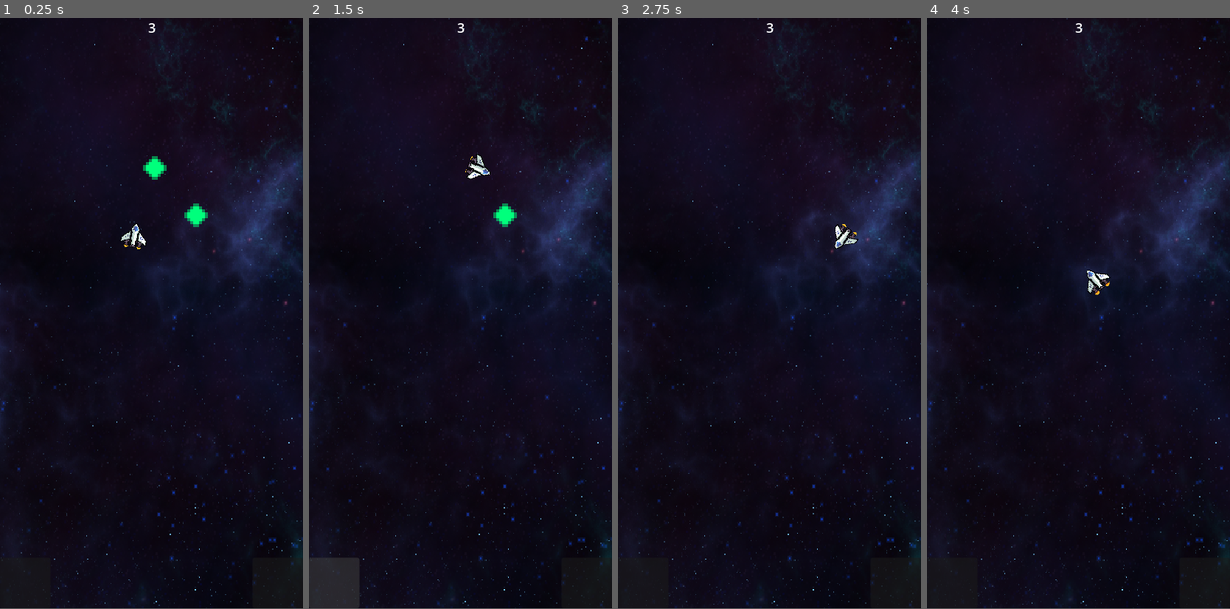
Above: before the commit, frames 1-4 (left to right).
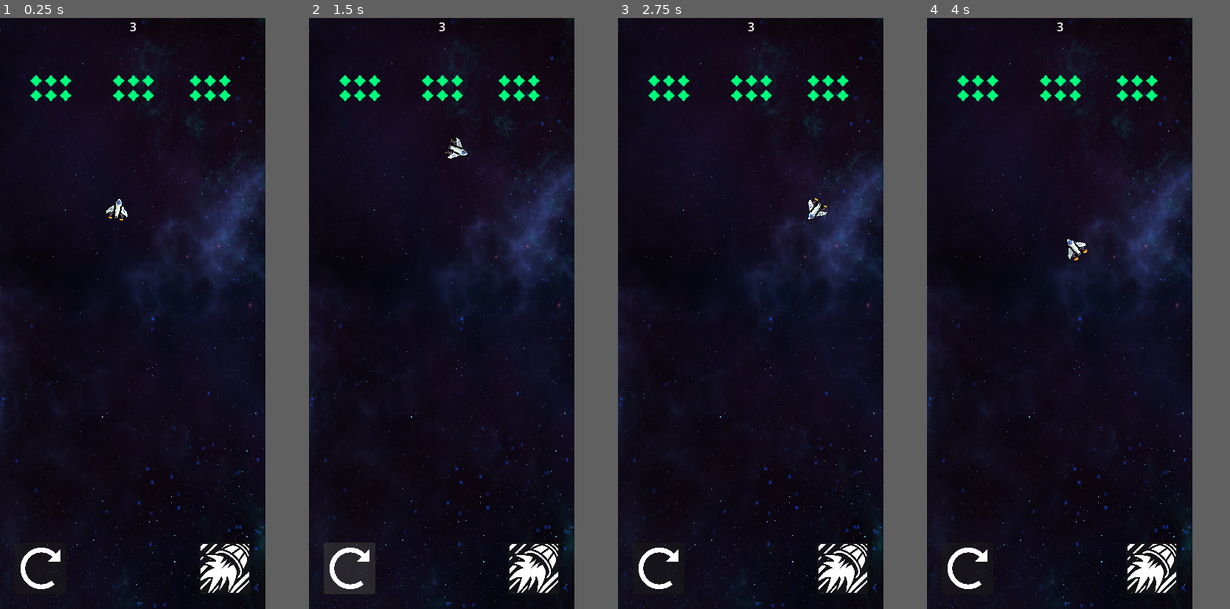
Above: after the commit, the same moments.

Repository: Alxlol/NeonSurge2
Game: Godot game, scene res://Levels/World.tscn
Same seed, same stepped clock (60 frames per second), same inputs: the game is played once before the commit and once after it.
Inputs (mouse positions are in pixels of both pictures, inside the frame that each line leads up to; where the layout moved, square brackets give the same spot in the first picture):
- Up to frame 1 (0.25 s): no input
- Up to frame 2 (1.5 s): click (566, 567) [587, 585] at 0.5 s; click (354, 567) [333, 585] at 1.25 s
- Up to frame 3 (2.75 s): move the mouse to (836, 283) at 2.02 s; hold Space (Thrust) from 2.03 s (still down); tap Ctrl (Rotate) at 2.1 s; click (836, 283) at 2.17 s
- Up to frame 4 (4 s): release Space (Thrust) at 2.75 s; drag from (1017, 343) to (1151, 242) at 2.77 s; move the mouse to (1108, 183) at 3.52 s; hold Space (Thrust) from 3.53 s (still down); tap Ctrl (Rotate) at 3.6 s
In our replay, the window is 411x799 before the commit and 360x800 after it. These sizes can differ from the game's own. Grey fills any space a smaller window leaves; there, only what the larger window draws over its background counts as a difference.

The runs differ from the first frame. In frame 1, 7.9% of the frame differs, in the area x 0-100%, y 0-100%; in frame 2, 8.8%; in frame 3, 7.3%; in frame 4, 7.5%.

Commit message:
pickup size

Diff:
--- a/Actors/Pickup/Pickup.tscn
+++ b/Actors/Pickup/Pickup.tscn
@@ -1,18 +1,19 @@
 [gd_scene load_steps=3 format=3 uid="uid://dktxfhgbacm26"]
 
-[ext_resource type="Texture2D" uid="uid://v6blxug4xcow" path="res://Art/Pickups/diamond_pickup.png" id="1_wwm06"]
+[ext_resource type="Texture2D" uid="uid://b26nny02eacl1" path="res://Art/Pickups/diamond_pickup_16x16.png" id="1_f7qmc"]
 
 [sub_resource type="RectangleShape2D" id="RectangleShape2D_pkknq"]
-size = Vector2(6.28571, 6.28571)
+size = Vector2(11.7333, 11.7333)
 
 [node name="Pickup" type="Node2D"]
 
 [node name="Tile0026" type="Sprite2D" parent="."]
 modulate = Color(0, 1, 0.486275, 1)
-scale = Vector2(3.5, 3.5)
-texture = ExtResource("1_wwm06")
+scale = Vector2(1.125, 1.125)
+texture = ExtResource("1_f7qmc")
 
 [node name="Area2D" type="Area2D" parent="Tile0026" groups=["pickup"]]
 
 [node name="CollisionShape2D" type="CollisionShape2D" parent="Tile0026/Area2D"]
+scale = Vector2(1, 1)
 shape = SubResource("RectangleShape2D_pkknq")
--- a/Levels/World.tscn
+++ b/Levels/World.tscn
@@ -22,7 +22,55 @@
 [node name="UserInterface" parent="." instance=ExtResource("3_xjwvt")]
 
 [node name="Pickup" parent="." instance=ExtResource("5_qpk7n")]
-position = Vector2(184, 178)
+position = Vector2(181, 85)
+
+[node name="Pickup3" parent="." instance=ExtResource("5_qpk7n")]
+position = Vector2(161, 85)
 
 [node name="Pickup2" parent="." instance=ExtResource("5_qpk7n")]
-position = Vector2(233, 234)
+position = Vector2(201, 85)
+
+[node name="Pickup4" parent="." instance=ExtResource("5_qpk7n")]
+position = Vector2(181, 105)
+
+[node name="Pickup5" parent="." instance=ExtResource("5_qpk7n")]
+position = Vector2(161, 105)
+
+[node name="Pickup6" parent="." instance=ExtResource("5_qpk7n")]
+position = Vector2(201, 105)
+
+[node name="Pickup7" parent="." instance=ExtResource("5_qpk7n")]
+position = Vector2(69, 85)
+
+[node name="Pickup8" parent="." instance=ExtResource("5_qpk7n")]
+position = Vector2(49, 85)
+
+[node name="Pickup9" parent="." instance=ExtResource("5_qpk7n")]
+position = Vector2(89, 85)
+
+[node name="Pickup10" parent="." instance=ExtResource("5_qpk7n")]
+position = Vector2(69, 105)
+
+[node name="Pickup11" parent="." instance=ExtResource("5_qpk7n")]
+position = Vector2(49, 105)
+
+[node name="Pickup12" parent="." instance=ExtResource("5_qpk7n")]
+position = Vector2(89, 105)
+
+[node name="Pickup13" parent="." instance=ExtResource("5_qpk7n")]
+position = Vector2(285, 85)
+
+[node name="Pickup14" parent="." instance=ExtResource("5_qpk7n")]
+position = Vector2(265, 85)
+
+[node name="Pickup15" parent="." instance=ExtResource("5_qpk7n")]
+position = Vector2(305, 85)
+
+[node name="Pickup16" parent="." instance=ExtResource("5_qpk7n")]
+position = Vector2(285, 105)
+
+[node name="Pickup17" parent="." instance=ExtResource("5_qpk7n")]
+position = Vector2(265, 105)
+
+[node name="Pickup18" parent="." instance=ExtResource("5_qpk7n")]
+position = Vector2(305, 105)
--- a/UI/UserInterface.tscn
+++ b/UI/UserInterface.tscn
@@ -1,6 +1,8 @@
-[gd_scene load_steps=2 format=3 uid="uid://kghdlox5n662"]
+[gd_scene load_steps=4 format=3 uid="uid://kghdlox5n662"]
 
 [ext_resource type="Script" path="res://UI/UserInterface.gd" id="1_yx2ex"]
+[ext_resource type="Texture2D" uid="uid://bk41oj14odeft" path="res://Art/UI/rocket-thruster.png" id="2_mcxn5"]
+[ext_resource type="Texture2D" uid="uid://67octujlktku" path="res://Art/UI/clockwise-rotation.png" id="2_vbc7n"]
 
 [node name="UserInterface" type="Control"]
 layout_mode = 3
@@ -18,11 +20,18 @@
 anchor_top = 1.0
 anchor_right = 1.0
 anchor_bottom = 1.0
-offset_left = -60.0
-offset_top = -60.0
+offset_left = -90.0
+offset_top = -90.0
+offset_right = -20.0
+offset_bottom = -20.0
 grow_horizontal = 0
 grow_vertical = 0
 focus_mode = 0
+
+[node name="Sprite2D" type="Sprite2D" parent="ThrustButton"]
+position = Vector2(35, 35)
+scale = Vector2(0.136719, 0.136719)
+texture = ExtResource("2_mcxn5")
 
 [node name="Health" type="Label" parent="."]
 layout_mode = 1
@@ -40,10 +49,17 @@
 anchors_preset = 2
 anchor_top = 1.0
 anchor_bottom = 1.0
-offset_top = -60.0
-offset_right = 60.0
+offset_left = 20.0
+offset_top = -90.0
+offset_right = 90.0
+offset_bottom = -20.0
 grow_vertical = 0
 focus_mode = 0
 
+[node name="Sprite2D" type="Sprite2D" parent="RotateButton"]
+position = Vector2(35, 35)
+scale = Vector2(0.136719, 0.136719)
+texture = ExtResource("2_vbc7n")
+
 [connection signal="pressed" from="ThrustButton" to="." method="_on_thrust_button_pressed"]
 [connection signal="pressed" from="RotateButton" to="." method="_on_rotate_button_pressed"]
--- a/project.godot
+++ b/project.godot
@@ -22,9 +22,7 @@
 [display]
 
 window/size/viewport_width=360
-window/size/viewport_height=700
-window/size/window_width_override=640
-window/size/window_height_override=960
+window/size/viewport_height=800
 window/stretch/mode="canvas_items"
 window/handheld/orientation=1
 
Binary file changed: Art/Pickups/diamond_pickup_16x16.png
Binary file added: Art/UI/clockwise-rotation.png
Not shown, added: Art/UI/clockwise-rotation.png.import
Binary file added: Art/UI/rocket-thruster.png
Not shown, added: Art/UI/rocket-thruster.png.import
